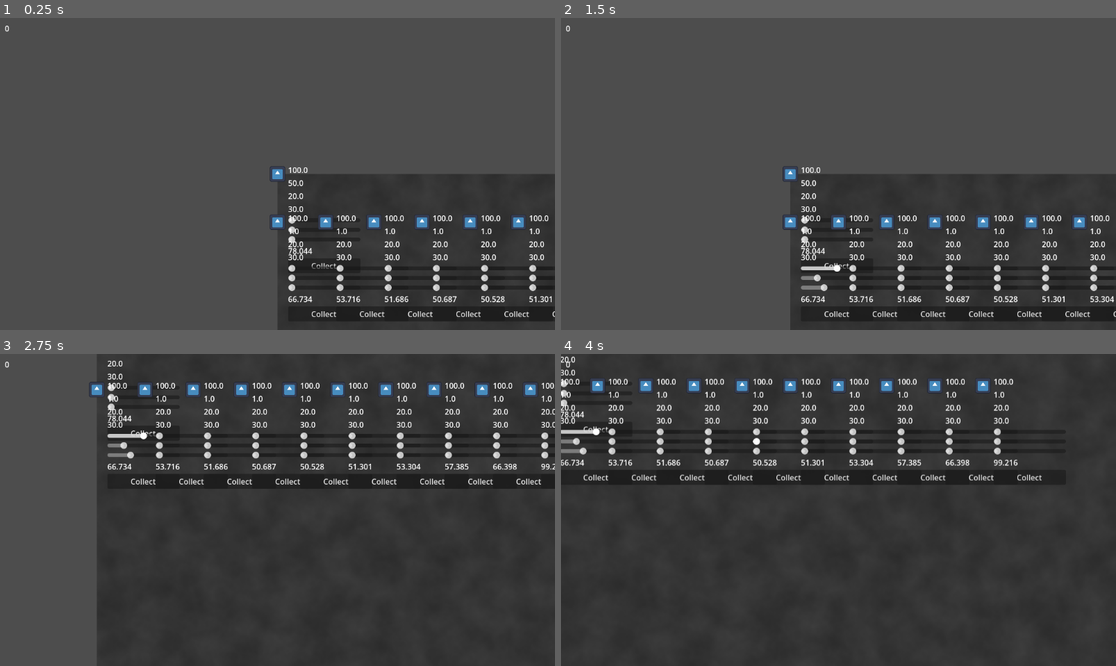
Above: before the commit, frames 1-4 (two rows, left to right).
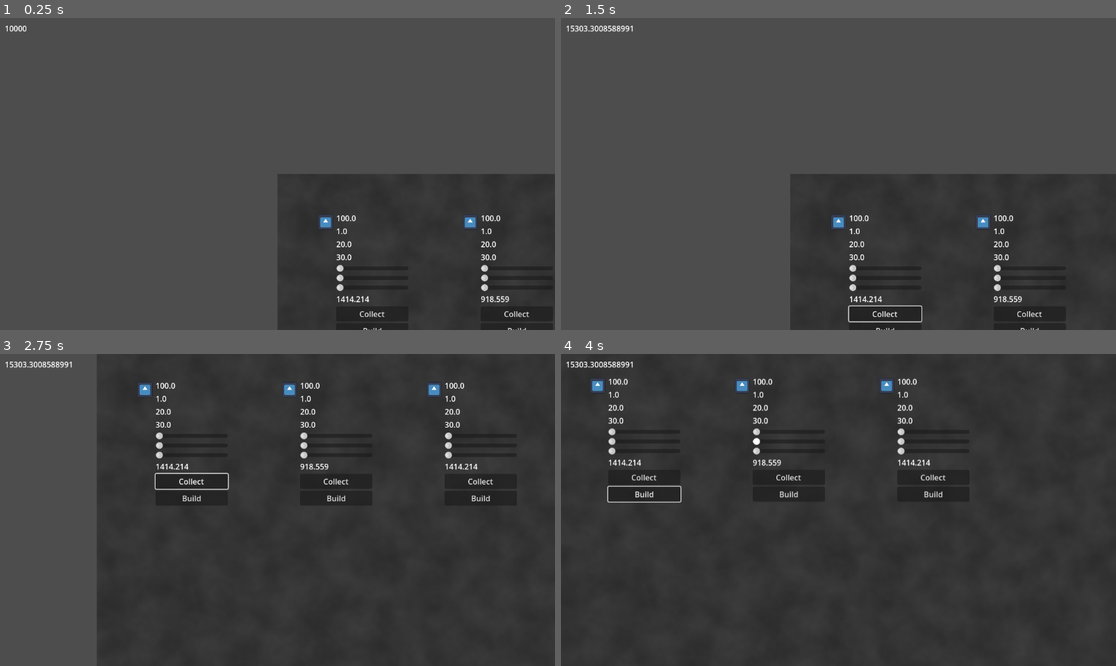
Above: after the commit, the same moments.

Repository: helmasur/conduit_rts
Game: Godot game, scene res://main.tscn
Two runs of this game, one before a commit and one after it. Both use one fixed random seed, a clock stepped at 60 frames per second and the inputs below. The engine's default icon, where the game draws it, is replaced by a stand-in: a white triangle on a blue panel in a dark square.
Inputs (mouse positions are in pixels of both pictures, inside the frame that each line leads up to):
- Up to frame 1 (0.25 s): no input
- Up to frame 2 (1.5 s): click "Collect" at 0.5 s; tap Enter at 1.25 s; move the mouse to (960, 158) at 1.27 s; hold D (move_right) from 1.28 s (still down); click (960, 158) at 1.42 s
- Up to frame 3 (2.75 s): move the mouse to (166, 525) at 2.02 s; release D (move_right) at 2.03 s; hold S (move_down) from 2.03 s (still down)
- Up to frame 4 (4 s): release S (move_down) at 2.75 s; click (755, 497) at 2.75 s, where only the run after the commit has a clickable "Build"; tap Space at 3.5 s; move the mouse to (894, 441) at 3.52 s; hold D (move_right) from 3.53 s (still down)

The runs differ from the first frame. In frame 1, 2.2% of the frame differs, in the area x 0-100%, y 2-100%; in frame 2, 3.1%; in frame 3, 3.9%; in frame 4, 4.0%, in the area x 0-87%, y 0-48%.

Commit message:
building

Diff:
--- a/global_game_state.gd
+++ b/global_game_state.gd
@@ -1,3 +1,3 @@
 extends Node
 
-var player_energy = 0
+var player_energy = 10000
--- a/test.gd
+++ b/test.gd
@@ -3,12 +3,12 @@
 func _ready() -> void:
 	get_parent().print_tree()
 	var unit_scene = preload("res://unit.tscn")
-	var unit_one = unit_scene.instantiate()
-	add_child(unit_one)
-	unit_one.build_finished()
+	#var unit_one = unit_scene.instantiate()
+	#add_child(unit_one)
+	#unit_one.build_finished()
 
-	for n in range(10):
+	for n in range(3):
 		var unit = unit_scene.instantiate()
 		unit.build_finished()
-		unit.global_position = Vector2(n * 100, 100)
+		unit.global_position = Vector2(n * 300 + 100, 100)
 		add_child(unit)
--- a/unit.gd
+++ b/unit.gd
@@ -4,7 +4,10 @@
 	FREE,
 	COLLECT_STARTING,
 	COLLECTING,
-	COLLECT_STOPPING
+	COLLECT_STOPPING,
+	BUILD_STARTING,
+	BUILDING,
+	BUILD_STOPPING
 }
 
 @export var total_energy: float = 100.0
@@ -27,6 +30,21 @@
 @export var collect_start_time: float = 0.0
 @export var collect_stop_time: float = 0.0
 @export var base_collect_rate: float = 5.0
+@export var build_start_time: float = 0.0
+@export var build_stop_time: float = 0.0
+@export var build_cost: float = 50.0
+
+@export var build_scene: PackedScene = preload("res://unit.tscn")
+@export var build_target_energy: float = 50.0   # Hur mycket energi den nya enheten ska få
+@export var build_transfer_rate: float = 10.0   # Hur snabbt energi överförs
+@export var final_health_prop: float = 0.5      # Slutlig fördelning för nya enheten
+@export var final_speed_prop: float = 0.3
+@export var final_attack_prop: float = 0.2
+
+var building_unit: CharacterBody2D = null   # Referens till den enhet vi bygger
+
+# Pekare på scenen (PackedScene) för den enhet du vill instansiera
+#@export var unit_scene: PackedScene = preload("res://unit.tscn")
 
 # ---- Nya variabler för selektion och rörelse ----
 var is_selected: bool = false
@@ -111,6 +129,74 @@
 				mode = ActionMode.FREE
 				mode_timer = 0
 
+		ActionMode.BUILD_STARTING:
+			mode_timer -= delta
+			if mode_timer <= 0:
+				print("qwe")
+				# 1) Skapa nya enheten direkt i scenen
+				if build_scene:
+					building_unit = build_scene.instantiate() as CharacterBody2D
+					# Placera den t.ex. bredvid byggaren
+					building_unit.global_position = global_position + Vector2(50, 0)
+					get_tree().current_scene.add_child(building_unit)
+
+					# 2) Minimala attribut: total_energy ~1, health_prop=1, speed=0, attack=0
+					building_unit.total_energy = 1.0
+					building_unit.health_prop = 1.0
+					building_unit.speed_prop = 0.0
+					building_unit.attack_prop = 0.0
+					building_unit.normalize_proportions()
+					# Sätt dess health_current så den inte dör i förväg
+					building_unit.health_current = 1
+
+				# Gå nu över till själva bygg-fasen
+				mode = ActionMode.BUILDING
+				mode_timer = 0  # eller en "byggtid" om du vill ha extra tidsregler
+
+		ActionMode.BUILDING:
+			if building_unit:
+				# 1) Räkna ut hur mycket energi vi kan överföra denna frame
+				var transfer_amount = build_transfer_rate * delta
+				if GlobalGameState.player_energy < transfer_amount:
+					transfer_amount = GlobalGameState.player_energy
+
+				# 2) Kolla hur mycket den nya enheten behöver för att nå build_target_energy
+				var needed = build_target_energy - building_unit.total_energy
+				if needed < transfer_amount:
+					transfer_amount = needed
+
+				# 3) Genomför överföring
+				if transfer_amount > 0:
+					building_unit.total_energy += transfer_amount
+					GlobalGameState.player_energy -= transfer_amount
+
+				# 4) Är enheten färdigbyggd?
+				if building_unit.total_energy >= build_target_energy:
+					# Sätt slutliga attribut
+					building_unit.health_prop = final_health_prop
+					building_unit.speed_prop = final_speed_prop
+					building_unit.attack_prop = final_attack_prop
+					building_unit.normalize_proportions()
+					building_unit.build_finished()  # sätter health_current = get_health_max()
+
+					building_unit = null
+					mode = ActionMode.FREE
+
+		ActionMode.BUILD_STOPPING:
+			mode_timer -= delta
+			if mode_timer <= 0:
+				# Avbryt bygget. Här bestämmer du vad som ska hända med den halvfärdiga enheten.
+				if building_unit:
+					# Exempel 1: Låt den finnas kvar med sin nuvarande energi & attribut
+					# building_unit = null
+
+					# Exempel 2: Ta bort den helt
+					building_unit.queue_free()
+					building_unit = null
+
+				mode = ActionMode.FREE
+				mode_timer = 0
+
 func start_collecting() -> void:
 	if mode == ActionMode.FREE:
 		mode = ActionMode.COLLECT_STARTING
@@ -121,14 +207,17 @@
 		mode = ActionMode.COLLECT_STOPPING
 		mode_timer = collect_stop_time
 
+
+
+
 # ======================
 # Mjuk övergång av attribut
 # ======================
 func update_proportions(delta: float) -> void:
-	var lerp_factor = 2.0 * delta
-	health_prop = lerp(health_prop, target_health_prop, lerp_factor)
-	speed_prop = lerp(speed_prop, target_speed_prop, lerp_factor)
-	attack_prop = lerp(attack_prop, target_attack_prop, lerp_factor)
+	var rate = 0.2 * delta
+	health_prop = move_toward(health_prop, target_health_prop, rate)
+	speed_prop = move_toward(speed_prop, target_speed_prop, rate)
+	attack_prop = move_toward(attack_prop, target_attack_prop, rate)
 	normalize_proportions()
 
 func normalize_proportions() -> void:
@@ -169,6 +258,38 @@
 func build_finished() -> void:
 	health_current = get_health_max()
 
+func finish_build() -> void:
+	# Kolla om spelaren har tillräckligt med energi i sin globala pott
+	if GlobalGameState.player_energy >= build_cost:
+		# Dra av energi
+		GlobalGameState.player_energy -= build_cost
+
+		## Skapa (instance) den nya enheten
+		#if unit_scene:
+			#var new_unit = unit_scene.instantiate()
+			## Placera bredvid den byggande enheten, t.ex. 50 pixlar till höger
+			#new_unit.global_position = global_position + Vector2(50, 0)
+			## Lägg till i scenträdet
+			#get_tree().current_scene.add_child(new_unit)
+
+func start_build() -> void:
+# Kolla t.ex. att enhetens speed_prop och attack_prop är 0
+# om du vill följa "endast byggare kan bygga"-regeln
+	if mode == ActionMode.FREE and speed_prop == 0 and attack_prop == 0:
+		mode = ActionMode.BUILD_STARTING
+		mode_timer = build_start_time
+
+func stop_build() -> void:
+	if mode == ActionMode.BUILDING:
+		# Gå till STOPPING-läget om vi vill ha en avbrytstid
+		mode = ActionMode.BUILD_STOPPING
+		mode_timer = build_stop_time
+
+
+	# Gå tillbaka till FREE-läget oavsett om energin räckte
+	mode = ActionMode.FREE
+	mode_timer = 0
+
 # ===============
 # GUI callbacks (frivilligt om du har sliders)
 # ===============
@@ -197,3 +318,10 @@
 		start_collecting()
 	elif mode == ActionMode.COLLECTING:
 		stop_collecting()
+
+
+func _on_build_button_pressed() -> void:
+	if mode == ActionMode.FREE:
+		start_build()
+	elif mode == ActionMode.BUILDING:
+		stop_build()
--- a/unit.tscn
+++ b/unit.tscn
@@ -68,6 +68,10 @@
 layout_mode = 2
 text = "Collect"
 
+[node name="Build Button" type="Button" parent="unit gui"]
+layout_mode = 2
+text = "Build"
+
 [connection signal="value_changed" from="unit gui/HSlider" to="." method="_on_h_slider_value_changed"]
 [connection signal="value_changed" from="unit gui/HSlider" to="unit gui" method="_on_h_slider_value_changed"]
 [connection signal="value_changed" from="unit gui/PSlider" to="." method="_on_p_slider_value_changed"]
@@ -75,3 +79,4 @@
 [connection signal="value_changed" from="unit gui/SSlider" to="." method="_on_s_slider_value_changed"]
 [connection signal="value_changed" from="unit gui/SSlider" to="unit gui" method="_on_s_slider_value_changed"]
 [connection signal="pressed" from="unit gui/Collect Button" to="." method="_on_collect_button_pressed"]
+[connection signal="pressed" from="unit gui/Build Button" to="." method="_on_build_button_pressed"]
--- a/unit_gui.gd
+++ b/unit_gui.gd
@@ -6,10 +6,10 @@
 	$SSlider.value = get_parent().target_speed_prop
 
 func _process(_delta: float) -> void:
-	$E.text = str(round(get_parent().total_energy))
-	$H.text = str(round(get_parent().health_current))
-	$P.text = str(round(get_parent().get_attack_value()))
-	$S.text = str(round(get_parent().get_speed_value()))
+	$E.text = str(get_parent().total_energy)
+	$H.text = str(get_parent().health_current)
+	$P.text = str(get_parent().get_attack_value())
+	$S.text = str(get_parent().get_speed_value())
 	$FSF.text = "%.3f" % get_parent().fsf
 
 
